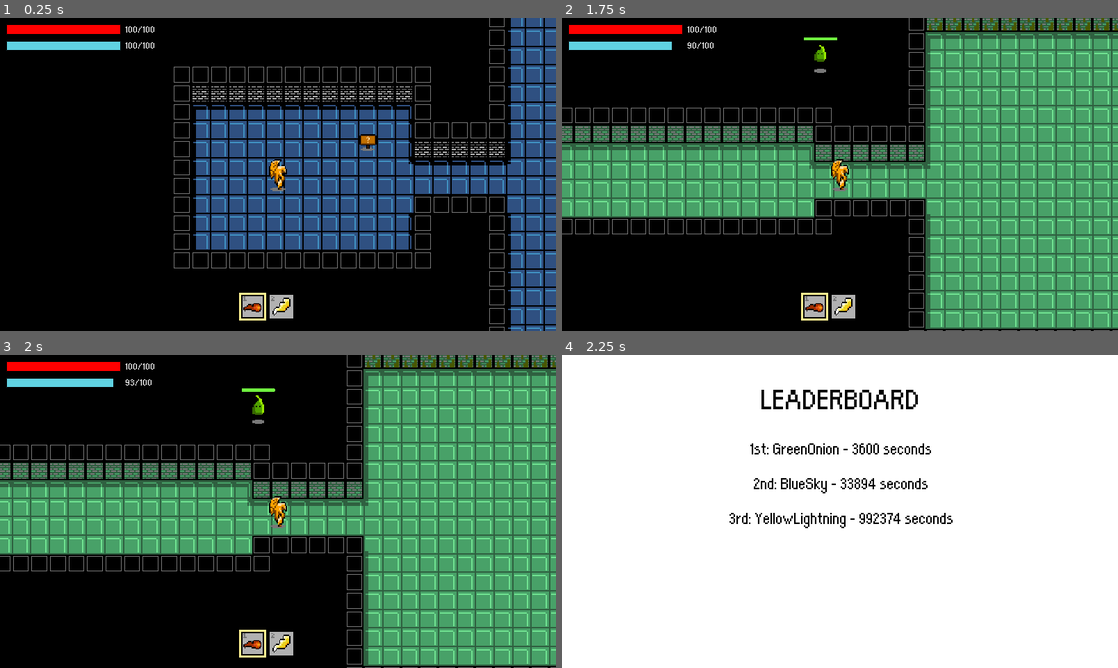
Above: before the commit, frames 1-4 (two rows, left to right).
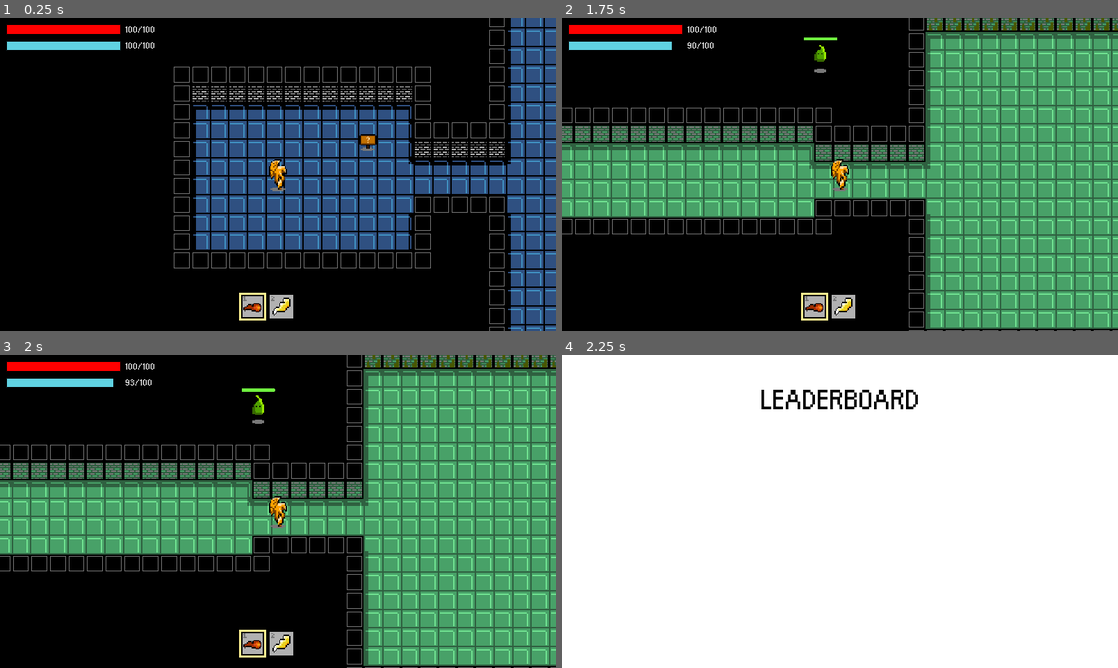
Above: after the commit, the same moments.

Repository: jonathanlin0/Theseus
Game: Godot game, scene res://Levels/Level1.tscn
Same seed, same stepped clock (60 frames per second), same inputs: the game is played once before the commit and once after it.
Inputs (mouse positions are in pixels of both pictures, inside the frame that each line leads up to):
- Up to frame 1 (0.25 s): no input
- Up to frame 2 (1.75 s): tap Enter (ui_accept) at 0.5, 0.77, 1.52 s; move the mouse to (962, 158) at 0.52 s; hold Up (ui_up) 0.53-1.28 s; tap N (ui_n) at 0.6, 1.55 s; click (962, 158) at 0.67 s; move the mouse to (728, 190) at 1.27 s; click (728, 190) at 1.35 s
- Up to frame 3 (2 s): no input
- Up to frame 4 (2.25 s): move the mouse to (895, 442) at 2.02 s; hold Up (ui_up) from 2.03 s (still down); tap N (ui_n) at 2.1 s

Frames 1-3 are identical in both runs. In frame 4, 1.6% of the frame differs, in the area x 30-71%, y 28-56%.
Error after the commit: Invalid get index 'Leaderboard' (on base: 'JSONParseResult'). (res://Misc/Leaderboard.gd:22)

Commit message:
Leaderboard

Diff:
--- a/Theseus/Bosses/Lizard_Boss/Lizard_Boss.tscn
+++ b/Theseus/Bosses/Lizard_Boss/Lizard_Boss.tscn
@@ -349,7 +349,7 @@
 position = Vector2( -14, 10 )
 frames = SubResource( 74 )
 animation = "idle"
-frame = 3
+frame = 2
 playing = true
 
 [node name="spitpos" type="Position2D" parent="."]
--- a/Theseus/Misc/Leaderboard.gd
+++ b/Theseus/Misc/Leaderboard.gd
@@ -6,23 +6,39 @@
 
 	$HTTPRequest_test.request("https://theseusleaderboardserver.jonathanlin04.repl.co/test")
 
+	$place_1.text = ""
+	$place_2.text = ""
+	$place_3.text = ""
 
-
-	"""
-	var file = File.new()
-	file.open("res://leaderboard.json", File.READ)
-	var text = file.get_as_text()
-	dict = JSON.parse(text)
-	file.close()
-
-	print(text)
-	"""
 
 # overall function to fill leaderboard with data from internet
 func fill_leaderboard():
-	var sorted_dict = []
+	var sorted_names = []
+	var sorted_scores = []
 
-	print(dict)
+
+
+	# this sorts the dictionary by score into sorted_names and sorted_scores
+	for player_name in dict["Leaderboard"]:
+		var inserted = false
+
+		for i in range(0, len(sorted_scores)):
+			if dict["Leaderboard"].get(player_name).get("time_elapsed") < sorted_scores[i]:
+				sorted_scores.insert(i, dict["Leaderboard"].get(player_name).get("time_elapsed"))
+				sorted_names.insert(i, player_name)
+				inserted = true
+		if inserted == false:
+			sorted_scores.push_back(dict["Leaderboard"].get(player_name).get("time_elapsed"))
+			sorted_names.push_back(player_name)
+
+	print(sorted_names)
+
+	if len(sorted_names) > 0:
+		$place_1.text = "1st: " + sorted_names[0] + " - " + str(sorted_scores[0]) + " points"
+	if len(sorted_names) > 1:
+		$place_2.text = "2nd: " + sorted_names[1] + " - " + str(sorted_scores[1]) + " points"
+	if len(sorted_names) > 2:
+		$place_3.text = "3rd: " + sorted_names[2] + " - " + str(sorted_scores[2]) + " points"
 
 # assign the dict using the local leaderboard file
 func load_local_data():
@@ -42,7 +58,6 @@
 	else:
 		var URL = "https://theseusleaderboardserver.jonathanlin04.repl.co/leaderboard"
 		#var URL = "https://theseusleaderboardserver.jonathanlin04.repl.co/" + master_data.username + "/" + str(master_data.start_time) + "/" + str(master_data.end_time) + "/"
-		print(URL)
 		$HTTPRequest_leaderboard.request(URL)
 
 func _on_HTTPRequest_leaderboard_request_completed(result, response_code, headers, body):
--- a/Theseus/Misc/Leaderboard.tscn
+++ b/Theseus/Misc/Leaderboard.tscn
@@ -42,7 +42,7 @@
 "_edit_use_anchors_": false
 }
 
-[node name="1st place" type="Label" parent="."]
+[node name="place_1" type="Label" parent="."]
 margin_top = 70.0
 margin_right = 480.0
 margin_bottom = 90.0
@@ -54,7 +54,7 @@
 "_edit_use_anchors_": false
 }
 
-[node name="2nd place" type="Label" parent="."]
+[node name="place_2" type="Label" parent="."]
 margin_top = 100.0
 margin_right = 480.0
 margin_bottom = 120.0
@@ -66,7 +66,7 @@
 "_edit_use_anchors_": false
 }
 
-[node name="3rd place" type="Label" parent="."]
+[node name="place_3" type="Label" parent="."]
 margin_top = 130.0
 margin_right = 480.0
 margin_bottom = 150.0
--- a/Theseus/leaderboard.json
+++ b/Theseus/leaderboard.json
@@ -1,10 +1,20 @@
 {
-  "Team Members": "Jonathan Lin, Matthew Xu, Hao Zheng",
-  "Leaderboard": {
-    "Jeff":{
-      "start_time": 1646931404.340801,
-      "end_time": 1646931414.340801,
-      "time_elapsed":10
+    "Team Members": "Jonathan Lin, Matthew Xu, Hao Zheng",
+    "Leaderboard": {
+        "testinglol": {
+            "start_time": "1646941925",
+            "end_time": "1646941930",
+            "time_elapsed": 5.0
+        },
+        "yeet": {
+            "start_time": "1646941925",
+            "end_time": "1646941931",
+            "time_elapsed": 6.0
+        },
+        "jeff": {
+            "start_time": "1646941925",
+            "end_time": "1646941935",
+            "time_elapsed": 10.0
+        }
     }
-  }
 }
Not shown, changed: External Server/pinger.py
